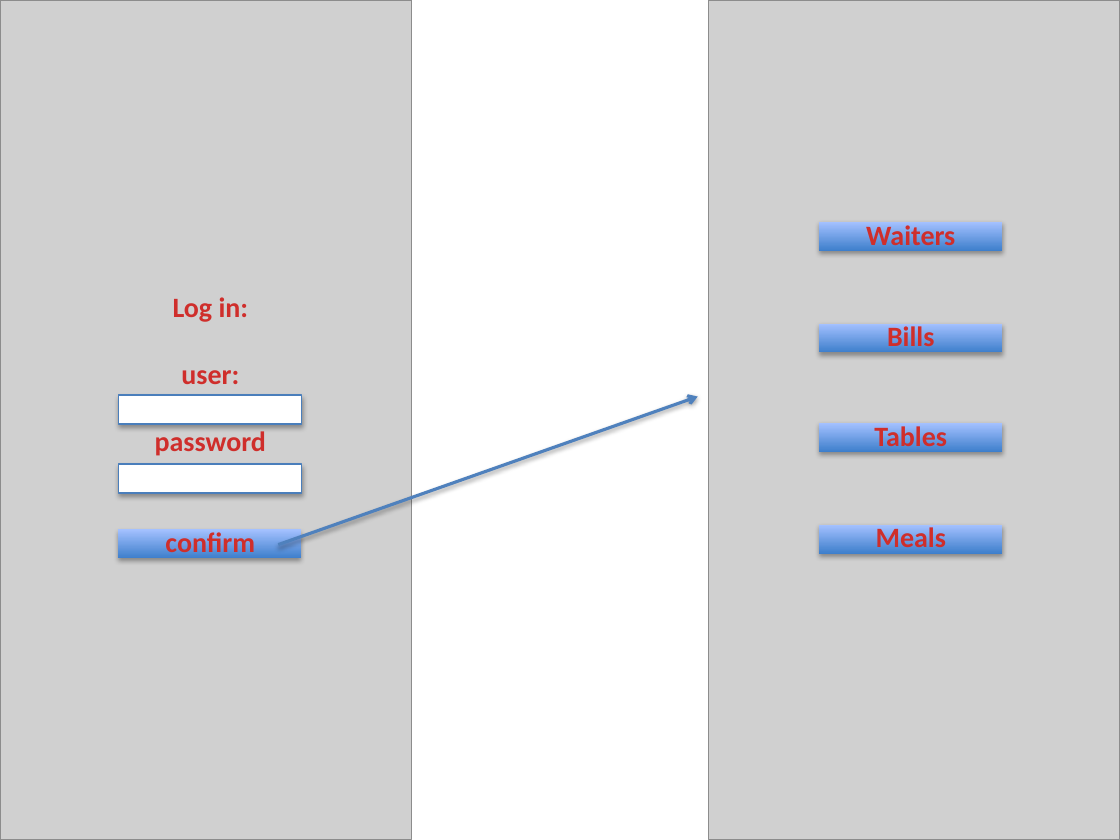
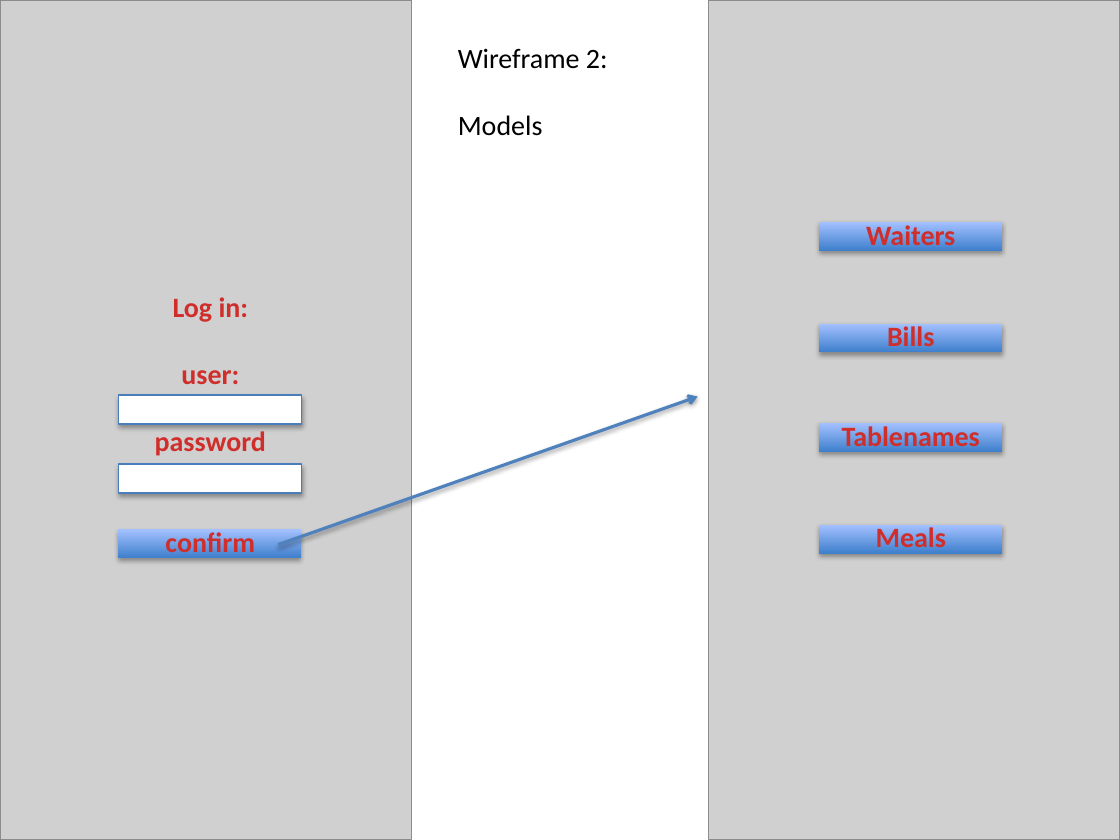
Before and after one commit to orbitka/RESTaurantApp, a slide deck: slide 6 of ERD+wireframes.pptx. Drawn at 1120x840 pixels with LibreOffice and Linux fonts; fonts in the diff are those of the drawing; grey boxes stand for pictures. Boxes give left, top, right and bottom in pixels: in the first picture for what was removed or moved away, otherwise in the second. Text is boxed around its words. In the diff, an @@ line names an element or a change of style, - is before the commit and + after.

```diff
--- a/ERD+wireframes.pptx
+++ b/ERD+wireframes.pptx
@@ text added at bbox=[458, 48, 608, 136], 18 pt, text #000000 @@
+Wireframe 2:
+Models
@@ text "Waiters": place and size @@
-text "Waiters" at bbox=[866, 222, 955, 554]
+text "Waiters" at bbox=[842, 222, 980, 554]
@@ text at bbox=[842, 423, 980, 453]: text changed @@
-Tables
+Tablenames
```
Also in this commit, not shown: 8 other slides changed, 59 other files.
